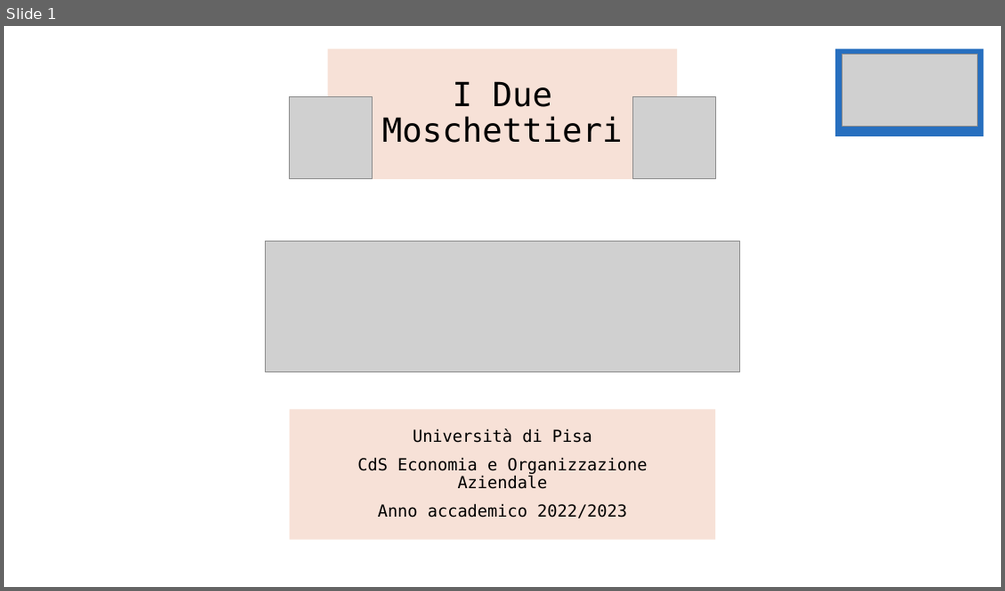
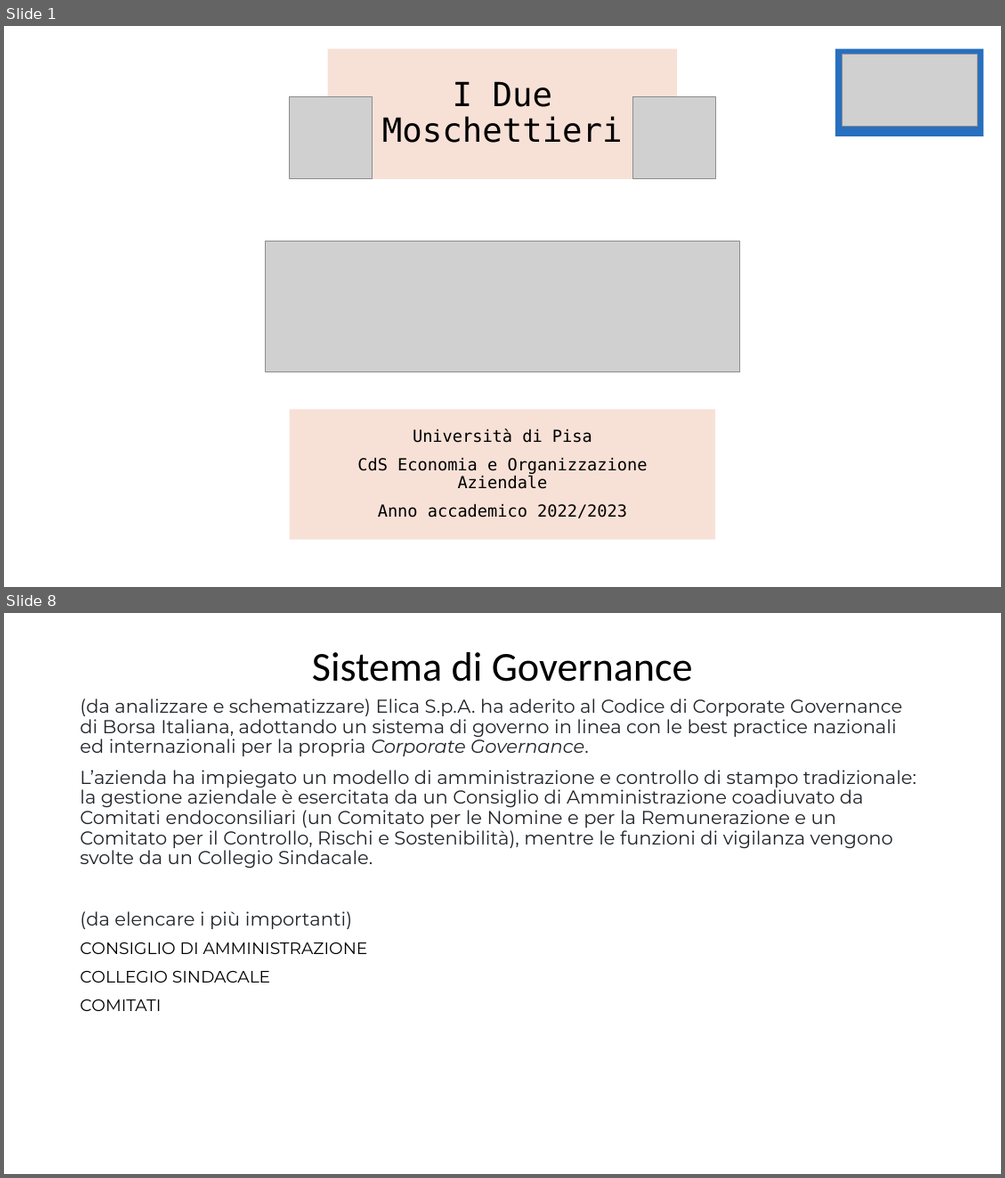
Before and after one commit to OMGitsDrake/PWEOA23-IDueMoschettieri, a slide deck: I Due Moschettieri.pptx. Shown one above the other, each under a label of ours: slide 1 before the commit, slides 1 and 8 after it; the slides between them are not shown. The pictures are 1005x591 and 1005x1178 pixels, drawn with LibreOffice and Linux fonts; fonts in the diff are those of the drawing; grey boxes stand for pictures. Boxes give left, top, right and bottom in pixels: in the first picture for what was removed or moved away, otherwise in the second. Text is boxed around its words. In the diff, an @@ line names an element or a change of style, - is before the commit and + after.

```diff
--- a/I Due Moschettieri.pptx
+++ b/I Due Moschettieri.pptx
@@ slide 8 added at box(4, 613, 1001, 1174), background #FFFFFF @@
@@ title added at box(312, 652, 693, 682), 39.6 pt, text #000000 @@
+Sistema di Governance
@@ text added at box(80, 698, 916, 1011), 18 pt, text #212529 @@
+(da analizzare e schematizzare) Elica S.p.A. ha aderito al Codice di Corporate Governance di Borsa Italiana, adottando un sistema di governo in linea con le best practice nazionali ed internazionali per la propria Corporate Governance.
+L’azienda ha impiegato un modello di amministrazione e controllo di stampo tradizionale: la gestione aziendale è esercitata da un Consiglio di Amministrazione coadiuvato da Comitati endoconsiliari (un Comitato per le Nomine e per la Remunerazione e un Comitato per il Controllo, Rischi e Sostenibilità), mentre le funzioni di vigilanza vengono svolte da un Collegio Sindacale.
+(da elencare i più importanti)
+CONSIGLIO DI AMMINISTRAZIONE
+COLLEGIO SINDACALE
+COMITATI
```
Also in this commit, not shown: 7 other slides added, 1 slide removed.
